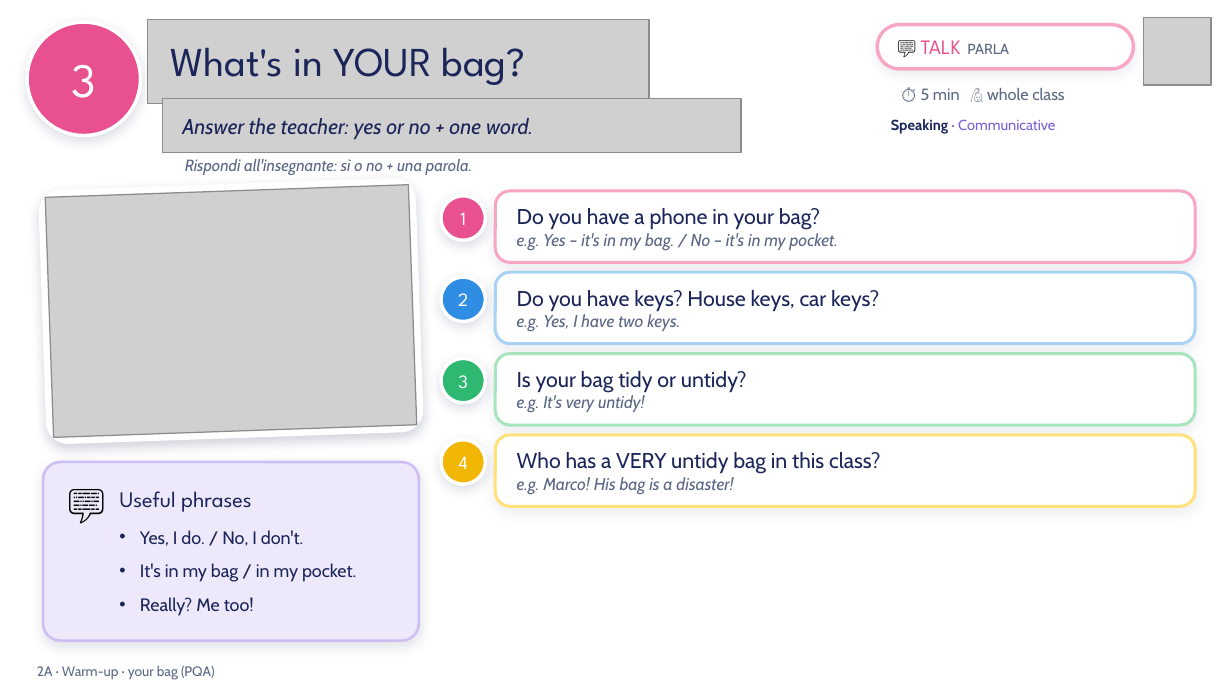
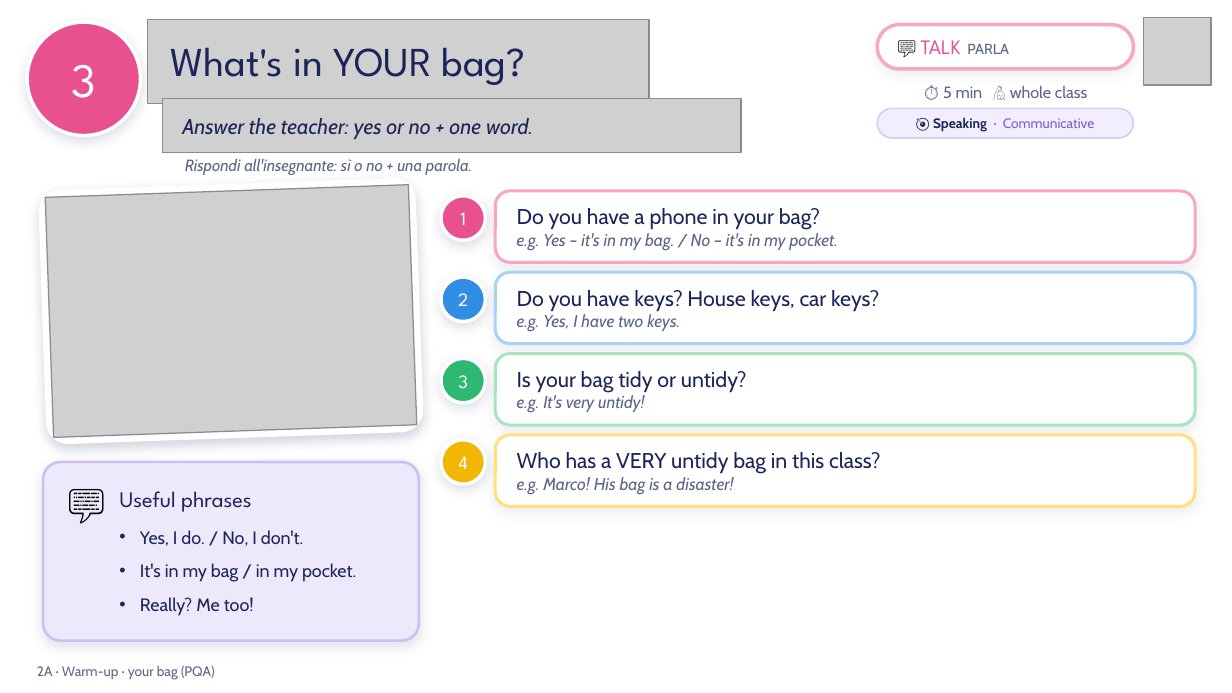
Before and after one commit to londonlanguageschool/Bagheria-, a slide deck: slide 3 of materials/EFE/EFE_2A_Tidy_or_untidy.pptx. Drawn at 1232x693 pixels with LibreOffice and Linux fonts; fonts in the diff are those of the drawing; grey boxes stand for pictures; background and template pictures are left out. Boxes give left, top, right and bottom in pixels: in the first picture for what was removed or moved away, otherwise in the second. Text is boxed around its words. In the diff, an @@ line names an element or a change of style, - is before the commit and + after.

```diff
--- a/materials/EFE/EFE_2A_Tidy_or_untidy.pptx
+++ b/materials/EFE/EFE_2A_Tidy_or_untidy.pptx
@@ text "⏱ 5 min 🙋 whole ..." moved from (x1=921, y1=88, x2=1064, y2=100) to (x1=943, y1=86, x2=1087, y2=98) @@
@@ text "⏱ 5 min 🙋 whole ..." at (x1=943, y1=86, x2=1087, y2=98): alignment left to centre @@
@@ rounded rectangle "🎯 Speaking · Communicative" resized from (x1=891, y1=119, x2=1055, y2=134) to (x1=877, y1=108, x2=1133, y2=138) @@
@@ rounded rectangle "🎯 Speaking · Communicative" at (x1=877, y1=108, x2=1133, y2=138): fill none to #F3EEFF; outline none to #D9CCF5 1 pt @@
@@ text in rounded rectangle at (x1=933, y1=117, x2=1095, y2=132): text changed; size 8.5 to 8 pt @@
-Speaking · Communicative
+🎯 Speaking · Communicative
```
Also in this commit, not shown: 16 other slides changed, 1 other file.
